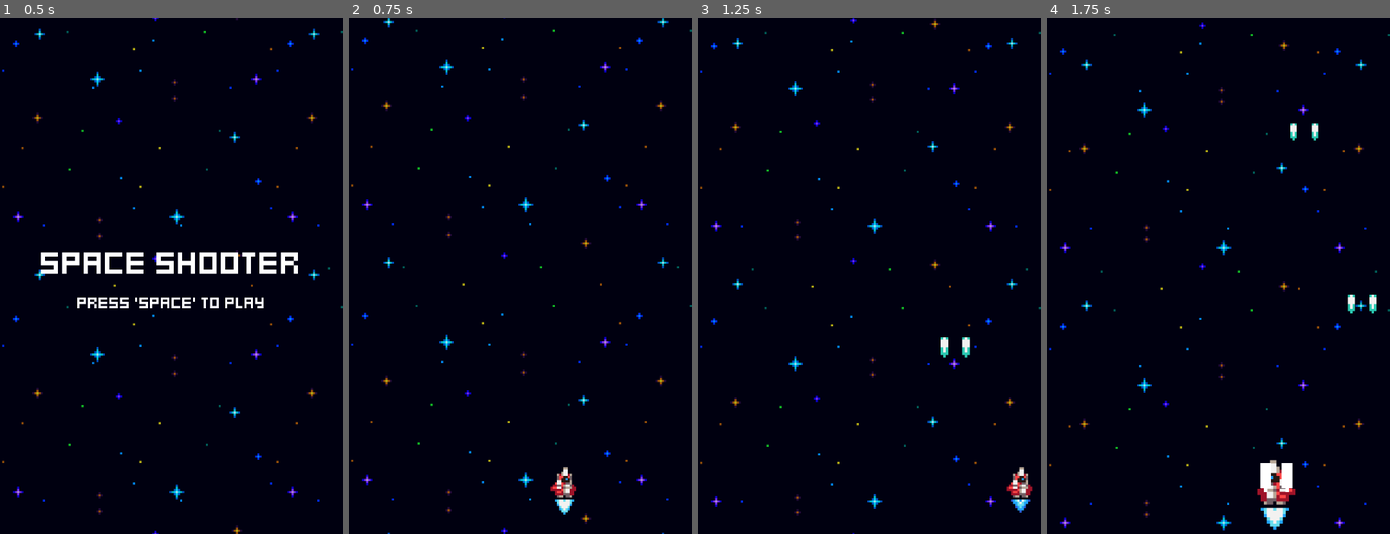
Above: before the commit, frames 1-4 (left to right).
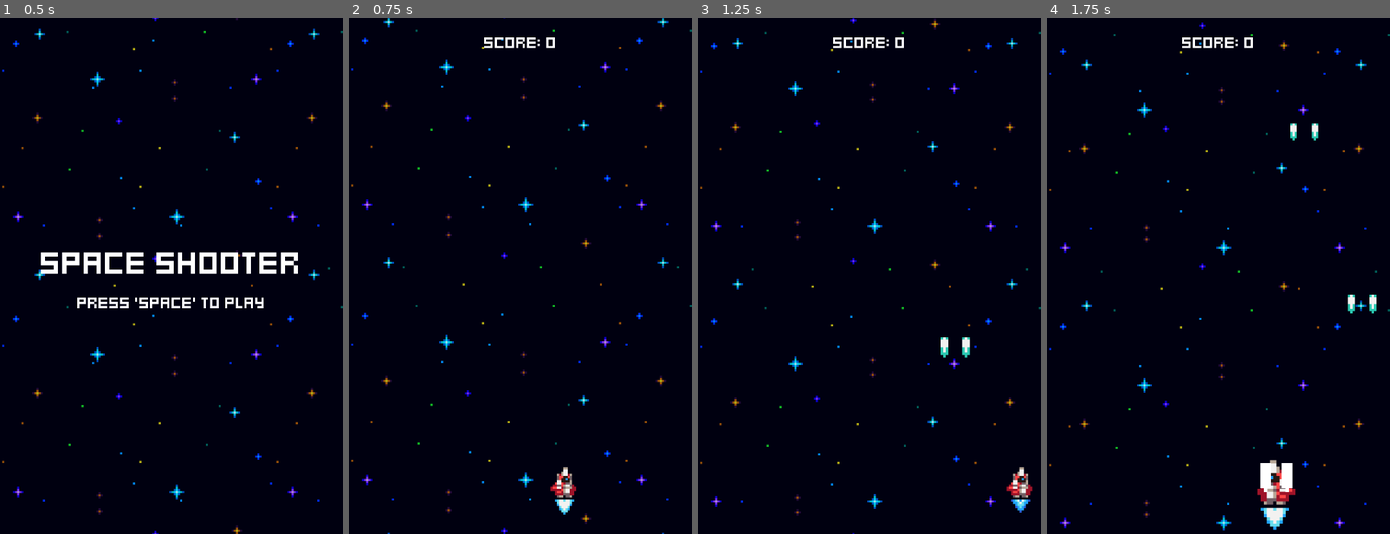
Above: after the commit, the same moments.

Repository: MatZ-Dev/heartbeast-space-shooter
Game: Godot game, scene res://menus/menu.tscn
The game is run twice, just before and just after one commit, with the same random seed, the same clock (stepped at 60 frames per second) and the same inputs.
Inputs:
- Up to frame 1 (0.5 s): no input
- Up to frame 2 (0.75 s): tap Space at 0.5 s; hold Right (ui_right) from 0.53 s (still down); tap Enter (ui_accept) at 0.6 s
- Up to frame 3 (1.25 s): keep holding Right (ui_right); tap Enter (ui_accept) at 0.77, 1.07 s
- Up to frame 4 (1.75 s): release Right (ui_right) at 1.28 s; hold Left (ui_left) from 1.28 s (still down); tap Enter (ui_accept) at 1.35, 1.52 s

Frame 1 is identical in both runs. In frame 2, 0.2% of the frame differs, in the area x 39-61%, y 3-6%; in frame 3, 0.2%; in frame 4, 0.2%.

Commit message:
Part-12 Game Stats and Score

Diff:
--- a/enemies/enemy.gd
+++ b/enemies/enemy.gd
@@ -1,4 +1,5 @@
 extends Node2D
+
 
 @onready var stats_component: StatsComponent = $StatsComponent
 @onready var move_component: MoveComponent = $MoveComponent
@@ -9,8 +10,13 @@
 @onready var hurtbox_component: HurtboxComponent = $HurtboxComponent
 @onready var hitbox_component: HitboxComponent = $HitboxComponent
 @onready var destroyed_component: DestroyedComponent = $DestroyedComponent
+@onready var score_component: ScoreComponent = $ScoreComponent
 
 func _ready() -> void:
+	stats_component.no_health.connect(func() -> void:
+		score_component.adjust_score()
+		)
+
 	visible_on_screen_notifier_2d.screen_exited.connect(queue_free)
 	hurtbox_component.hurt.connect(func(hitbox: HitboxComponent) -> void:
 		scale_component.tween_scale()
--- a/enemies/enemy.tscn
+++ b/enemies/enemy.tscn
@@ -12,6 +12,8 @@
 [ext_resource type="Script" uid="uid://beo7p3rvlcxy1" path="res://components/spawner_component.gd" id="10_g67el"]
 [ext_resource type="PackedScene" uid="uid://s1xknglkk5sc" path="res://effects/explosion_effect.tscn" id="11_ccbdt"]
 [ext_resource type="Script" uid="uid://c2cs7br4yb2o2" path="res://components/destroyed_component.gd" id="12_ccbdt"]
+[ext_resource type="Script" uid="uid://ccos3n7bhxpie" path="res://components/score_component.gd" id="13_mgey2"]
+[ext_resource type="Resource" uid="uid://cd0n2f7rvnkdc" path="res://game_stats.tres" id="14_cjbay"]
 
 [node name="Enemy" type="Node2D" unique_id=947168423]
 script = ExtResource("1_3t1x0")
@@ -72,3 +74,8 @@
 stats_component = NodePath("../StatsComponent")
 destroy_effect_spawner_component = NodePath("../SpawnerComponent")
 metadata/_custom_type_script = "uid://c2cs7br4yb2o2"
+
+[node name="ScoreComponent" type="Node" parent="." unique_id=62606791]
+script = ExtResource("13_mgey2")
+game_stats = ExtResource("14_cjbay")
+metadata/_custom_type_script = "uid://ccos3n7bhxpie"
--- /dev/null
+++ b/game_stats.gd
@@ -0,0 +1,11 @@
+class_name GameStats
+extends Resource
+
+@export var score: int = 0:
+	set(value):
+		score = value
+		score_changed.emit(score)
+
+@export var highscore: int = 0
+
+signal score_changed(new_score)
--- /dev/null
+++ b/game_stats.tres
@@ -0,0 +1,7 @@
+[gd_resource type="Resource" script_class="GameStats" format=3 uid="uid://cd0n2f7rvnkdc"]
+
+[ext_resource type="Script" uid="uid://bm7lgtvr8ukog" path="res://game_stats.gd" id="1_h0o64"]
+
+[resource]
+script = ExtResource("1_h0o64")
+metadata/_custom_type_script = "uid://bm7lgtvr8ukog"
--- a/world.gd
+++ b/world.gd
@@ -1,9 +1,18 @@
 extends Node2D
 
+@export var game_stats: GameStats
+
 @onready var ship: Node2D = $Ship
+@onready var score_label: Label = $ScoreLabel
 
 func _ready() -> void:
+	update_score_label(game_stats.score)
+	game_stats.score_changed.connect(update_score_label)
+
 	ship.tree_exiting.connect(func() -> void:
 		await  get_tree().create_timer(1.0).timeout
 		get_tree().change_scene_to_file("res://menus/game_over.tscn")
 		)
+
+func update_score_label(new_score: int) -> void:
+	score_label.text = "Score: " + str(new_score)
--- a/world.tscn
+++ b/world.tscn
@@ -2,11 +2,14 @@
 
 [ext_resource type="Script" uid="uid://c08cab75h3077" path="res://world.gd" id="1_aqk2v"]
 [ext_resource type="PackedScene" uid="uid://b1yrm0x6sgua2" path="res://player_ship/ship.tscn" id="1_f3sb7"]
+[ext_resource type="Resource" uid="uid://cd0n2f7rvnkdc" path="res://game_stats.tres" id="2_dwbse"]
 [ext_resource type="PackedScene" uid="uid://ymy4gn52200f" path="res://effects/space_background.tscn" id="2_fj7yv"]
 [ext_resource type="PackedScene" uid="uid://emcpcsi43tik" path="res://enemies/enemy_generator.tscn" id="3_tlwt5"]
+[ext_resource type="LabelSettings" uid="uid://ehmvgm337tkg" path="res://assets/fonts/default_label_settings.tres" id="5_036b0"]
 
 [node name="World" type="Node2D" unique_id=999563509]
 script = ExtResource("1_aqk2v")
+game_stats = ExtResource("2_dwbse")
 
 [node name="Ship" parent="." unique_id=929851448 instance=ExtResource("1_f3sb7")]
 position = Vector2(80, 216)
@@ -14,3 +17,11 @@
 [node name="SpaceBackground" parent="." unique_id=104625169 instance=ExtResource("2_fj7yv")]
 
 [node name="EnemyGenerator" parent="." unique_id=2008452015 instance=ExtResource("3_tlwt5")]
+
+[node name="ScoreLabel" type="Label" parent="." unique_id=1850323713]
+offset_right = 160.0
+offset_bottom = 23.0
+text = "SCORE"
+label_settings = ExtResource("5_036b0")
+horizontal_alignment = 1
+vertical_alignment = 1
Not shown, added: game_stats.gd.uid
